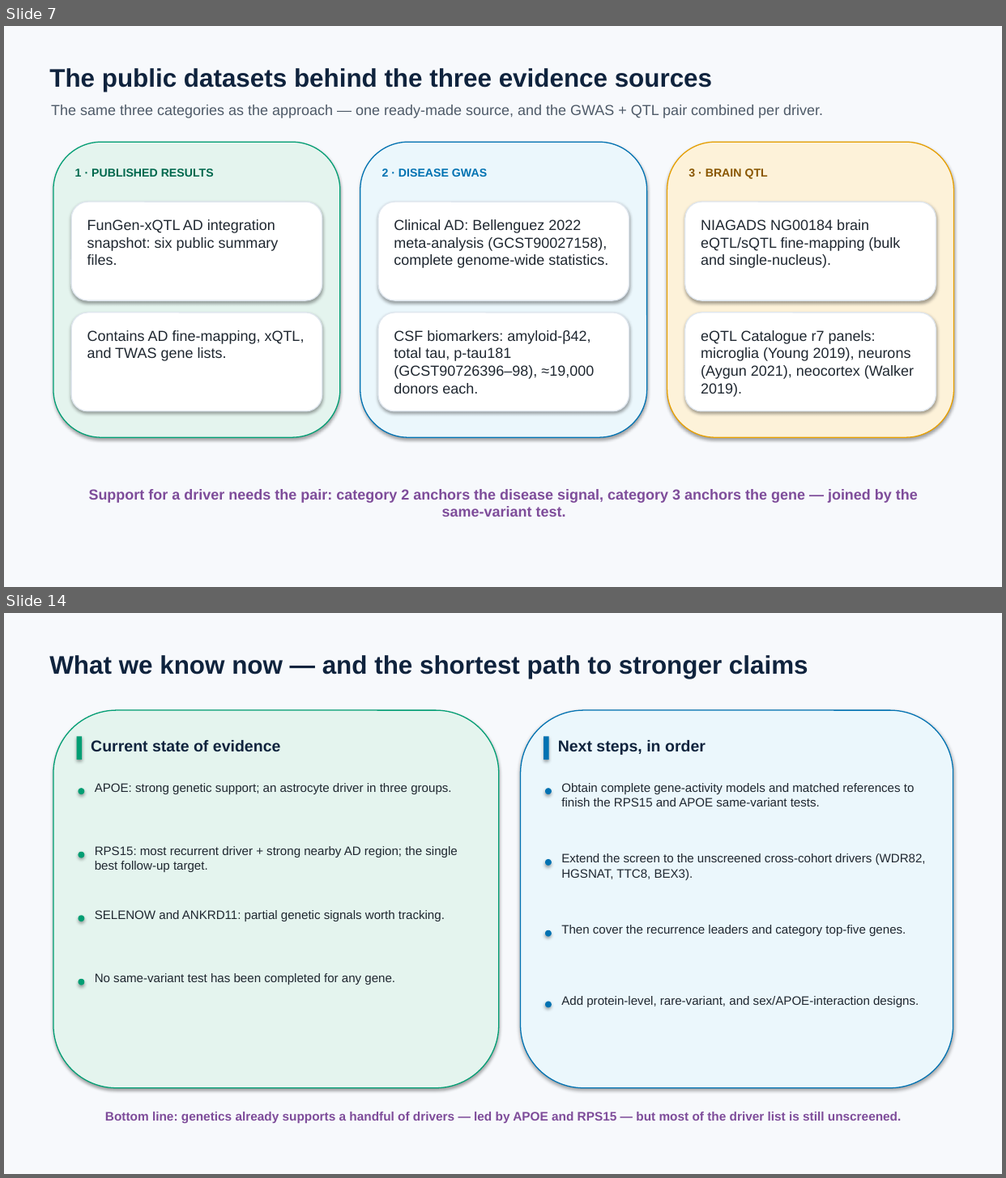
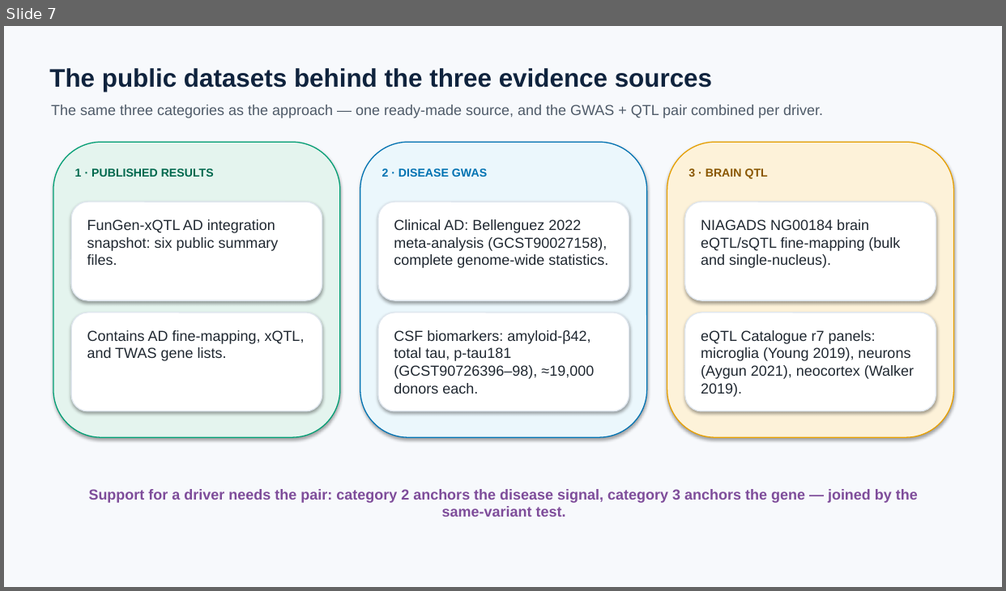
Before and after one commit to ericzhuang2010/alzheimer, a slide deck: docs/presentations/human_genetic_support_for_key_drivers_simple_aggr_08292026.pptx. Shown one above the other, each under a label of ours: slides 7 and 14 before the commit, slide 7 after it; the slides between them are not shown. The pictures are 1006x1178 and 1006x591 pixels, drawn with LibreOffice and Linux fonts; fonts in the diff are those of the drawing. Boxes give left, top, right and bottom in pixels: in the first picture for what was removed or moved away, otherwise in the second. Text is boxed around its words. In the diff, an @@ line names an element or a change of style, - is before the commit and + after.

Commit message:
updated genetic support slides

```diff
--- a/docs/presentations/human_genetic_support_for_key_drivers_simple_aggr_08292026.pptx
+++ b/docs/presentations/human_genetic_support_for_key_drivers_simple_aggr_08292026.pptx
@@ slide 14 removed at bbox=[4, 613, 1002, 1174], background #F7F9FC @@
@@ text removed at bbox=[49, 655, 808, 679] @@
-What we know now — and the shortest path to stronger claims
@@ rounded rectangle removed at bbox=[53, 710, 499, 1088] @@
@@ rounded rectangle removed at bbox=[521, 710, 953, 1088] @@
@@ rectangle removed at bbox=[77, 736, 82, 760] @@
@@ text removed at bbox=[91, 740, 281, 752] @@
-Current state of evidence
@@ rectangle removed at bbox=[543, 736, 549, 760] @@
@@ text removed at bbox=[558, 740, 705, 755] @@
-Next steps, in order
@@ ellipse removed at bbox=[78, 788, 85, 795] @@
@@ text removed at bbox=[95, 783, 451, 794] @@
-APOE: strong genetic support; an astrocyte driver in three groups.
@@ ellipse removed at bbox=[545, 788, 552, 795] @@
@@ text removed at bbox=[561, 783, 914, 807] @@
-Obtain complete gene-activity models and matched references to finish the RPS15 and APOE same-variant tests.
@@ ellipse removed at bbox=[78, 852, 85, 858] @@
@@ text removed at bbox=[95, 846, 457, 872] @@
-RPS15: most recurrent driver + strong nearby AD region; the single best follow-up target.
@@ text removed at bbox=[561, 854, 926, 880] @@
-Extend the screen to the unscreened cross-cohort drivers (WDR82, HGSNAT, TTC8, BEX3).
@@ ellipse removed at bbox=[545, 859, 552, 866] @@
@@ ellipse removed at bbox=[78, 915, 85, 922] @@
@@ text removed at bbox=[95, 910, 445, 922] @@
-SELENOW and ANKRD11: partial genetic signals worth tracking.
@@ text removed at bbox=[561, 925, 906, 936] @@
-Then cover the recurrence leaders and category top-five genes.
@@ ellipse removed at bbox=[545, 931, 552, 937] @@
@@ text removed at bbox=[95, 973, 395, 985] @@
-No same-variant test has been completed for any gene.
@@ ellipse removed at bbox=[78, 979, 85, 986] @@
@@ text removed at bbox=[561, 996, 918, 1007] @@
-Add protein-level, rare-variant, and sex/APOE-interaction designs.
@@ ellipse removed at bbox=[545, 1002, 552, 1008] @@
@@ text removed at bbox=[105, 1112, 901, 1123] @@
-Bottom line: genetics already supports a handful of drivers — led by APOE and RPS15 — but most of the driver list is still unscreened.
```
Also in this commit, not shown: 4 slides changed, 7 slides added, 4 other slides removed, 2 other files.
